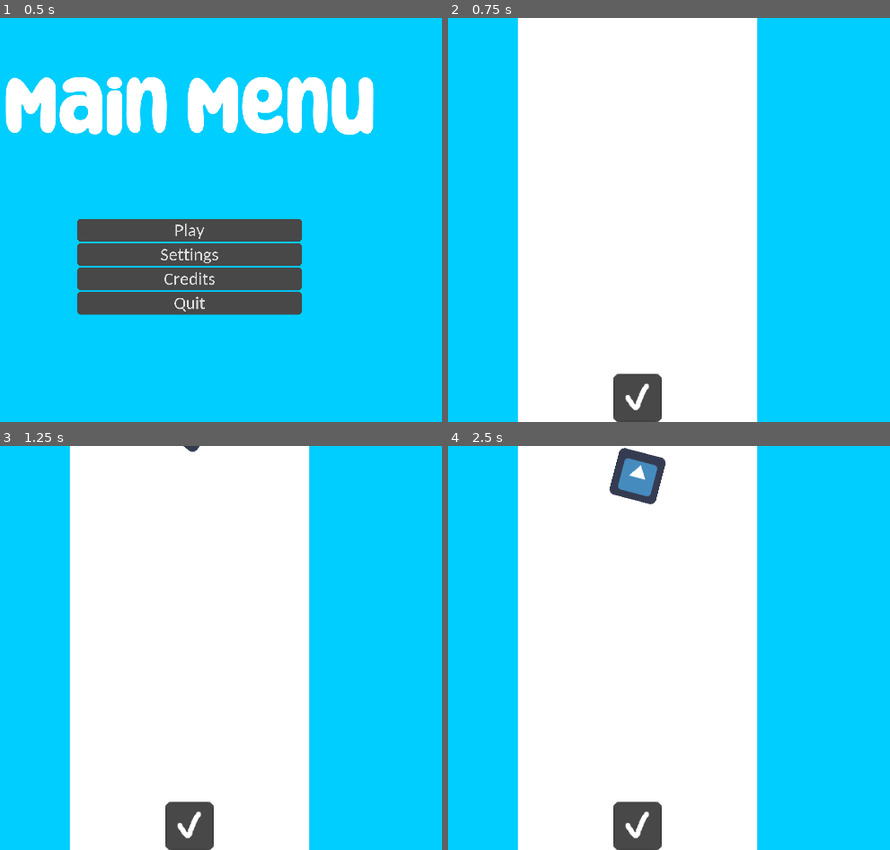
Above: before the commit, frames 1-4 (two rows, left to right).
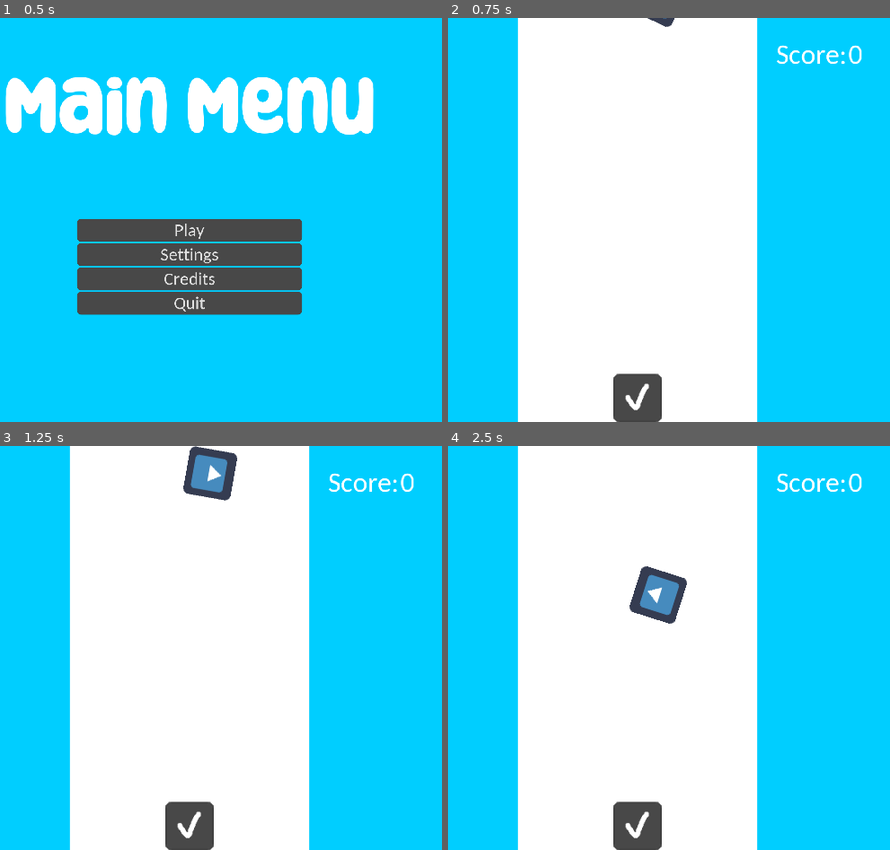
Above: after the commit, the same moments.

Repository: RasaHakaton/FallBall
Game: Godot game, scene res://MainMenu/MainMenu.tscn
The game is run twice, just before and just after one commit, with the same random seed, the same clock (stepped at 60 frames per second) and the same inputs. The engine's default icon, where the game draws it, is replaced by a stand-in: a white triangle on a blue panel in a dark square.
Inputs (mouse positions are in pixels of both pictures, inside the frame that each line leads up to):
- Up to frame 1 (0.5 s): no input
- Up to frame 2 (0.75 s): click "Play" at 0.5 s
- Up to frame 3 (1.25 s): no input
- Up to frame 4 (2.5 s): move the mouse to (638, 829) at 1.27 s; hold Right (ui_right) 1.28-2.03 s; click (638, 829) at 1.35 s; move the mouse to (492, 668) at 2.02 s; hold Down (ui_down) from 2.03 s (still down); click (492, 668) at 2.1 s

Frame 1 is identical in both runs. In frame 2, 0.4% of the frame differs, in the area x 45-94%, y 0-12%; in frame 3, 1.6%; in frame 4, 2.8%, in the area x 36-94%, y 0-44%.

Commit message:
Main Mechanics

Diff:
--- a/Game/CollectABall/Ball.gd
+++ b/Game/CollectABall/Ball.gd
@@ -1,13 +1,34 @@
-extends RigidBody2D
+extends KinematicBody2D
 
+onready var speed = 250
+onready var rotspeed = 2.5
 
 func _physics_process(delta):
-	angular_velocity = 3.5
-
-
-#func _on_Ball_body_entered(body):
-#	queue_free()
-#
+	rotation_degrees += rotspeed
+	var yin = 1
+	var input_v = Vector2( 0, yin)
+	var move = input_v.normalized()
+	move_and_slide(move * speed, Vector2.ZERO)
+	#print(position.x)
+	#speed = speed + 0.01
+	#rotspeed = rotspeed + 0.001
 
 func _on_Player_body_entered(body):
 	position.y = -100
+	#randomize()
+	position.x = rand_range(704, 1216)
+	speed = speed + 4.5
+	if rotspeed <= 12:
+		rotspeed = rotspeed + 0.0005
+	elif rotspeed > 12:
+		rotspeed = 12
+
+func _on_DeathZone_body_entered(body):
+	position.y = -100
+	#randomize()
+	position.x = rand_range(704, 1216)
+	speed = speed + 5
+	if rotspeed <= 12:
+		rotspeed = rotspeed + 0.0008
+	elif rotspeed > 12:
+		rotspeed = 12
--- a/Game/CollectABall/Ball.tscn
+++ b/Game/CollectABall/Ball.tscn
@@ -6,8 +6,7 @@
 [sub_resource type="CircleShape2D" id=1]
 radius = 60.0
 
-[node name="Ball" type="RigidBody2D"]
-contacts_reported = 1
+[node name="Ball" type="KinematicBody2D"]
 script = ExtResource( 2 )
 
 [node name="Sprite" type="Sprite" parent="."]
@@ -16,5 +15,3 @@
 
 [node name="CollisionShape2D" type="CollisionShape2D" parent="."]
 shape = SubResource( 1 )
-
-[connection signal="body_entered" from="." to="." method="_on_Ball_body_entered"]
--- /dev/null
+++ b/Game/Main.gd
@@ -0,0 +1,14 @@
+extends Node2D
+
+onready var score = 200
+onready var scorelabel = $Control/HBoxContainer/Score
+
+
+func _on_Player_body_entered(body):
+	score = score + 50
+
+func _on_DeathZone_body_entered(body):
+	score = score - 100
+
+func _physics_process(delta):
+	scorelabel.text = str(score)
--- a/Game/Main.tscn
+++ b/Game/Main.tscn
@@ -1,12 +1,32 @@
-[gd_scene load_steps=4 format=2]
+[gd_scene load_steps=11 format=2]
 
 [ext_resource path="res://Game/Player/Player.tscn" type="PackedScene" id=1]
 [ext_resource path="res://Game/CollectABall/Ball.tscn" type="PackedScene" id=2]
+[ext_resource path="res://Fonts/Carlito-Regular.ttf" type="DynamicFontData" id=3]
+[ext_resource path="res://Game/Main.gd" type="Script" id=4]
+
+[sub_resource type="DynamicFont" id=3]
+size = 75
+font_data = ExtResource( 3 )
+
+[sub_resource type="Theme" id=4]
+default_font = SubResource( 3 )
+
+[sub_resource type="DynamicFont" id=5]
+size = 75
+font_data = ExtResource( 3 )
+
+[sub_resource type="Theme" id=6]
+default_font = SubResource( 5 )
 
 [sub_resource type="RectangleShape2D" id=1]
 extents = Vector2( 320, 540 )
 
+[sub_resource type="RectangleShape2D" id=2]
+extents = Vector2( 320, 100 )
+
 [node name="Game" type="Node2D"]
+script = ExtResource( 4 )
 
 [node name="ColorRect" type="ColorRect" parent="."]
 anchor_right = 1.0
@@ -32,6 +52,34 @@
 "_edit_use_anchors_": false
 }
 
+[node name="Control" type="Control" parent="."]
+margin_left = 1330.0
+margin_top = 50.0
+margin_right = 1730.0
+margin_bottom = 150.0
+__meta__ = {
+"_edit_use_anchors_": false
+}
+
+[node name="HBoxContainer" type="HBoxContainer" parent="Control"]
+margin_right = 40.0
+margin_bottom = 40.0
+__meta__ = {
+"_edit_use_anchors_": false
+}
+
+[node name="Label" type="Label" parent="Control/HBoxContainer"]
+margin_right = 189.0
+margin_bottom = 93.0
+theme = SubResource( 4 )
+text = "Score:"
+
+[node name="Score" type="Label" parent="Control/HBoxContainer"]
+margin_left = 193.0
+margin_right = 193.0
+margin_bottom = 93.0
+theme = SubResource( 6 )
+
 [node name="Playingfield" type="Node2D" parent="."]
 
 [node name="Wall1" type="StaticBody2D" parent="Playingfield"]
@@ -52,10 +100,19 @@
 [node name="CollisionShape2D" type="CollisionShape2D" parent="Playingfield/Wall2"]
 shape = SubResource( 1 )
 
+[node name="DeathZone" type="Area2D" parent="Playingfield"]
+position = Vector2( 960, 1180 )
+
+[node name="CollisionShape2D" type="CollisionShape2D" parent="Playingfield/DeathZone"]
+shape = SubResource( 2 )
+
 [node name="Player" parent="." instance=ExtResource( 1 )]
 position = Vector2( 960, 1016 )
 
 [node name="Ball" parent="." instance=ExtResource( 2 )]
 position = Vector2( 960, -90 )
 
+[connection signal="body_entered" from="Playingfield/DeathZone" to="." method="_on_DeathZone_body_entered"]
+[connection signal="body_entered" from="Playingfield/DeathZone" to="Ball" method="_on_DeathZone_body_entered"]
+[connection signal="body_entered" from="Player" to="." method="_on_Player_body_entered"]
 [connection signal="body_entered" from="Player" to="Ball" method="_on_Player_body_entered"]
--- a/Game/Player/Player.gd
+++ b/Game/Player/Player.gd
@@ -17,7 +17,6 @@
 func _input_event(viewport, event, shape_idx ):
 	if Input.is_action_just_pressed("left_click"):
 		clicked = true
-		print("clicked")
 func _input(event):
 	if event is InputEventMouseButton:
 		if event.button_index == BUTTON_LEFT and not event.pressed:
--- /dev/null
+++ b/Temp/MoveTEST.gd
@@ -0,0 +1,60 @@
+extends KinematicBody2D
+
+var speed = 500
+var sprintspeed = 700
+onready var priority = 3 #w=1, s=2, a=4, d=3
+onready var sprite = $Sprite
+onready var walksound = $WalkSound
+var soundcheck = 0
+onready var counter = $HUD/Control/Container/HBoxContainer/Counter
+
+var roses = 0
+
+
+
+func _physics_process(delta):
+	var expos = get_position()
+	priority_check()
+	moveanim()
+	var xin = Input.get_action_strength("ui_right") - Input.get_action_strength("ui_left")
+	var yin = Input.get_action_strength("ui_down") - Input.get_action_strength("ui_up")
+
+	var input_v = Vector2( xin, yin)
+	var movedir = input_v.normalized()
+
+	if Input.is_action_pressed("ui_cancel"):
+		move_and_slide(movedir * sprintspeed, Vector2.ZERO)
+	else:
+		move_and_slide(movedir * speed, Vector2.ZERO)
+
+	if get_position() != expos: #cant be moved to a diff func
+		if soundcheck != 1:
+			walksound.play()
+		soundcheck = 1
+	else:
+		walksound.playing = 0
+		soundcheck = 0
+
+	roses()
+
+
+
+
+
+func priority_check():
+	if Input.is_action_pressed("ui_right") or Input.is_action_pressed("ui_left"):
+		if Input.is_action_pressed("ui_right") and Input.is_action_pressed("ui_left"):
+			priority = 3
+		elif Input.is_action_pressed("ui_right"):
+			priority = 3
+		elif Input.is_action_pressed("ui_left"):
+			priority = 4
+
+
+func moveanim():
+	if priority == 4:
+		sprite.flip_h = 1
+	else: sprite.flip_h = 0
+
+func roses():
+	counter.text = str(roses)
--- /dev/null
+++ b/Temp/Rose.gd
@@ -0,0 +1,17 @@
+extends Node2D
+
+onready var ap = $AnimationPlayer
+onready var audio = $AudioStreamPlayer2D
+onready var boki = get_tree().get_root().find_node("boki", true, false)
+
+func _ready():
+	ap.play("Rose")
+
+
+func _on_Area2D_body_entered(body):
+	if body.name == "boki":
+		boki.roses += 1
+		audio.play()
+		ap.play("Fade")
+func _on_AudioStreamPlayer2D_finished():
+	queue_free()
